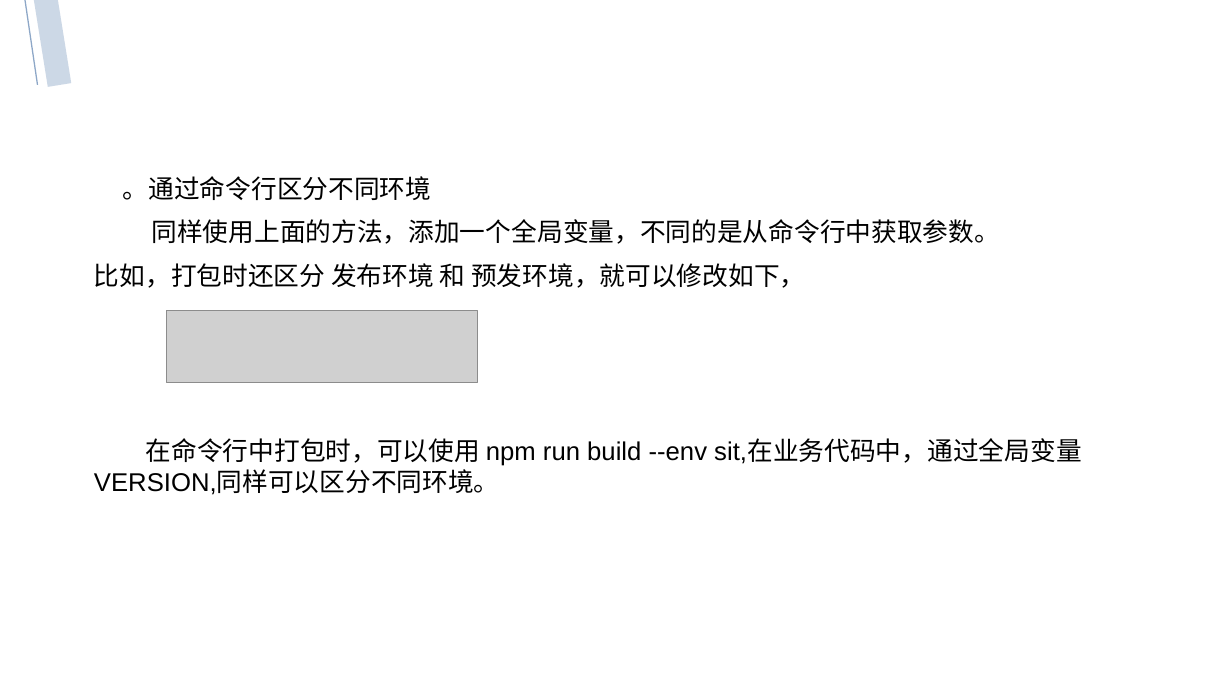
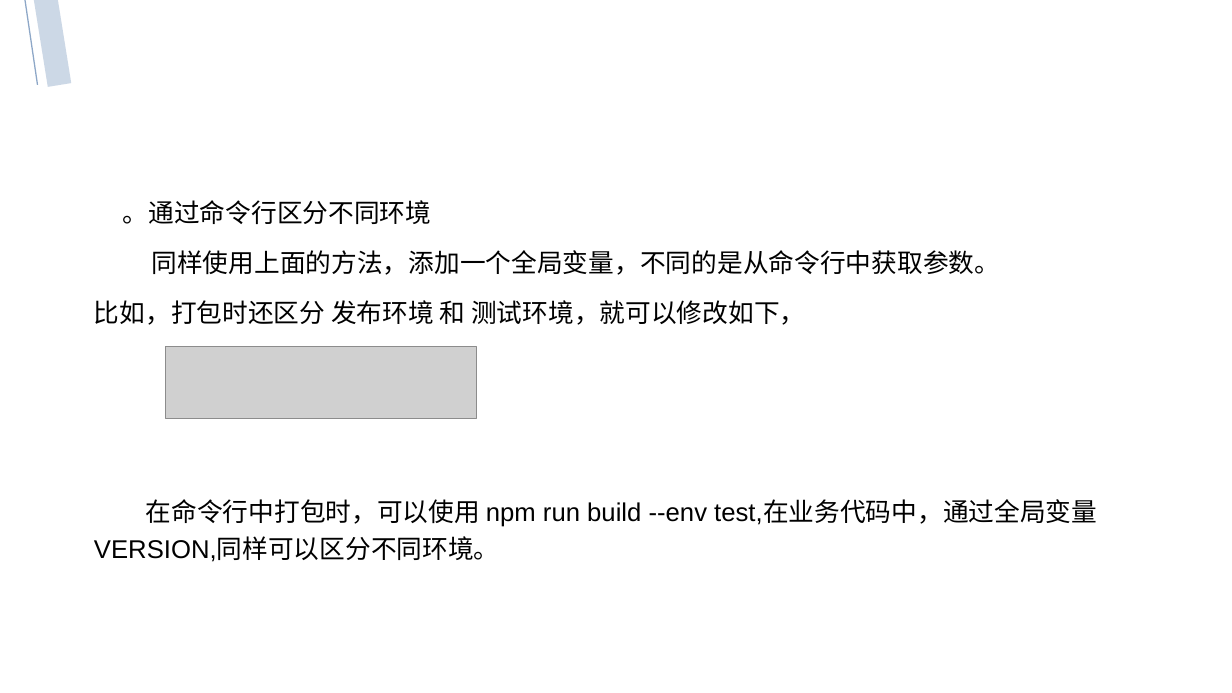
Before and after one commit to ZSI2017/Interchange, a slide deck: slide 26 of vue-简介.pptx. Drawn at 1232x693 pixels with LibreOffice and Linux fonts; fonts in the diff are those of the drawing; grey boxes stand for pictures. Boxes give left, top, right and bottom in pixels: in the first picture for what was removed or moved away, otherwise in the second. Text is boxed around its words. In the diff, an @@ line names an element or a change of style, - is before the commit and + after.

```diff
--- a/vue-简介.pptx
+++ b/vue-简介.pptx
@@ text at (123, 200, 1001, 275): line spacing 1 to 1.2 @@
@@ text at (94, 300, 1097, 562): text changed @@
-比如，打包时还区分 发布环境 和 预发环境，就可以修改如下，
-在命令行中打包时，可以使用 npm run build --env sit,在业务代码中，通过全局变量VERSION,同样可以区分不同环境。
+比如，打包时还区分 发布环境 和 测试环境，就可以修改如下，
+在命令行中打包时，可以使用 npm run build --env test,在业务代码中，通过全局变量VERSION,同样可以区分不同环境。
@@ picture: place and size @@
-picture at (166, 311, 478, 383)
+picture at (165, 347, 477, 419)
```
Also in this commit, not shown: 11 other slides changed.
